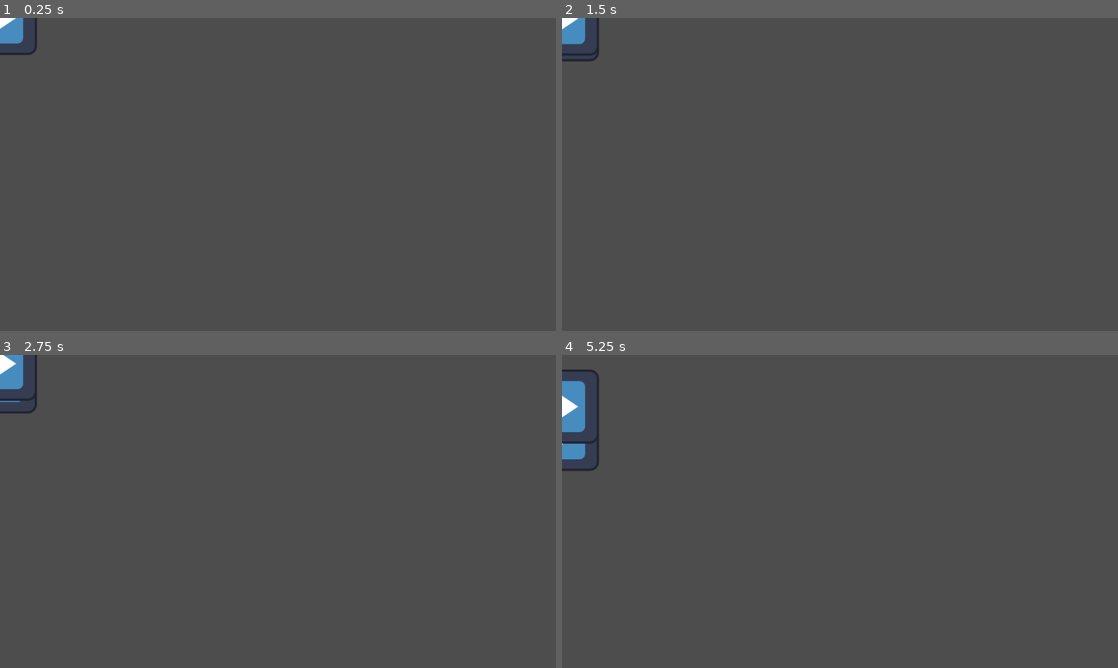
Above: before the commit, frames 1-4 (two rows, left to right).
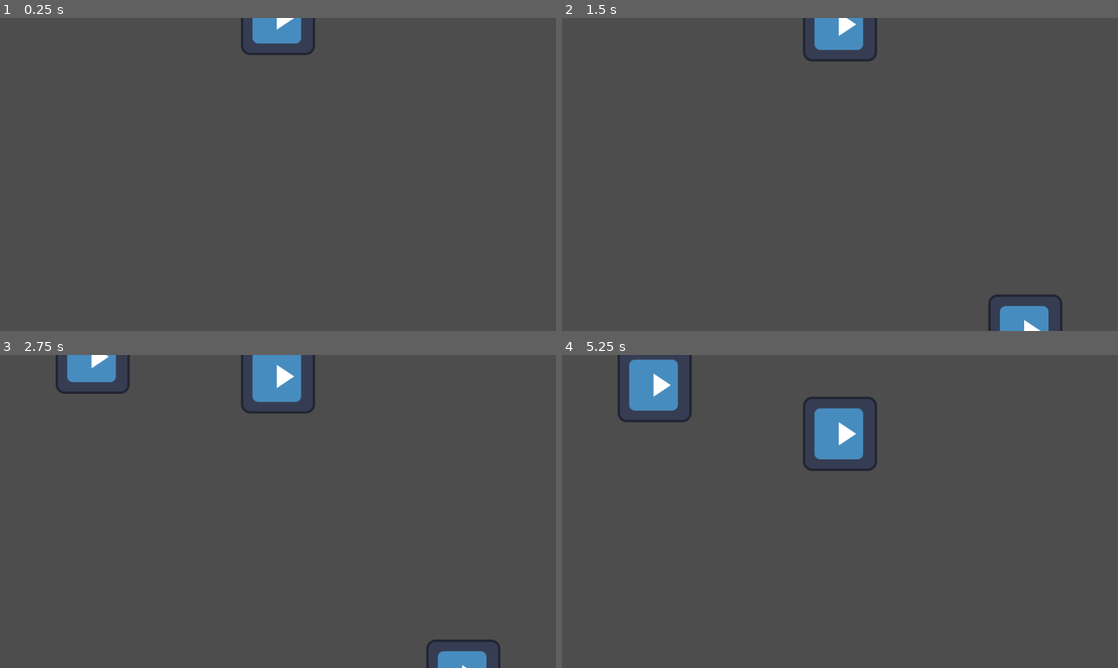
Above: after the commit, the same moments.

Repository: colinbellino/ludum-dare-53
Game: Godot game, scene res://game/monster_spawner/mob_spawner.tscn
Two runs of this game, one before a commit and one after it. Both use one fixed random seed, a clock stepped at 60 frames per second and the inputs below. This scene is started directly instead of the project's main scene. The engine's default icon, where the game draws it, is replaced by a stand-in: a white triangle on a blue panel in a dark square. Sound files missing from this copy of the repository are replaced by a short silence.
Inputs (mouse positions are in pixels of both pictures, inside the frame that each line leads up to):
- Up to frame 1 (0.25 s): no input
- Up to frame 2 (1.5 s): tap Enter at 0.5 s; move the mouse to (962, 158) at 0.52 s; press the mouse at (962, 158) at 0.53 s; move the mouse to (728, 190) at 1.27 s; release the mouse at (728, 190) at 1.28 s; click (728, 190) at 1.35 s
- Up to frame 3 (2.75 s): move the mouse to (333, 442) at 2.02 s; press the mouse at (333, 442) at 2.03 s
- Up to frame 4 (5.25 s): move the mouse to (812, 574) at 2.77 s; release the mouse at (812, 574) at 2.78 s; click (812, 574) at 2.85 s; move the mouse to (1006, 558) at 3.52 s; press the mouse at (1006, 558) at 3.53 s; move the mouse to (673, 464) at 4.27 s; release the mouse at (673, 464) at 4.28 s; click (673, 464) at 4.35 s; move the mouse to (867, 511) at 5.02 s; press the mouse at (867, 511) at 5.03 s

The runs differ from the first frame. In frame 1, 1.3% of the frame differs, in the area x 0-57%, y 0-12%; in frame 2, 2.5%; in frame 3, 3.9%; in frame 4, 4.8%, in the area x 0-57%, y 0-38%.

Commit message:
Spawing correctly based on side and section

Diff:
--- a/game/monster_spawner/mob_resource.gd
+++ b/game/monster_spawner/mob_resource.gd
@@ -1,16 +1,49 @@
 extends Resource
 class_name Mob
 
-
 enum ENEMIES {Poo}
-enum START {UP, DOWN, LEFT, RIGHT}
+enum START {TOP, BOTTOM, LEFT, RIGHT}
 enum SECTION {A, B, C}
 
 const EnemyScenesLookup: Dictionary = {ENEMIES.Poo: preload("res://game/monster_spawner/monster.tscn")}
 
 @export var monster : ENEMIES
-@export var start_direction : START
+@export var start_side : START
 @export var start_section : SECTION
 
 func spawn_position(screen_rect: Rect2) -> Vector2:
-  return Vector2()
+  var topleft = screen_rect.position
+  var bottomright = screen_rect.end
+  var position : Vector2 = Vector2.ZERO
+
+  # set first axis
+  match start_side:
+    START.TOP:
+      position.y = topleft.y
+    START.BOTTOM:
+      position.y = bottomright.y
+    START.LEFT:
+      position.x = topleft.x
+    START.RIGHT:
+      position.x = bottomright.x
+
+  # set second axis
+  if start_side in [START.TOP, START.BOTTOM]:
+    var section_length = (bottomright.x + topleft.x) / 3
+    match start_section:
+      SECTION.A:
+        position.x = section_length / 2
+      SECTION.B:
+        position.x = (section_length / 2) + section_length
+      SECTION.C:
+        position.x = (section_length / 2) + (section_length * 2)
+  elif start_side in [START.LEFT, START.RIGHT]:
+    var section_length = (bottomright.y + topleft.y) / 3
+    match start_section:
+      SECTION.A:
+        position.y = section_length / 2
+      SECTION.B:
+        position.y = (section_length / 2) + section_length
+      SECTION.C:
+        position.y = (section_length / 2) + (section_length * 2)
+  return position
--- a/game/monster_spawner/mob_spawner.tscn
+++ b/game/monster_spawner/mob_spawner.tscn
@@ -7,33 +7,69 @@
 [sub_resource type="Resource" id="Resource_85n3m"]
 script = ExtResource("3_r0rry")
 monster = 0
-start_direction = 0
-start_section = 0
+start_side = 0
+start_section = 1
 
 [sub_resource type="Resource" id="Resource_3upam"]
 script = ExtResource("3_r0rry")
 monster = 0
-start_direction = 0
+start_side = 1
+start_section = 2
+
+[sub_resource type="Resource" id="Resource_sgko7"]
+script = ExtResource("3_r0rry")
+monster = 0
+start_side = 0
 start_section = 0
 
 [sub_resource type="Resource" id="Resource_03op1"]
 script = ExtResource("4_7fqkk")
 mob_timer = 1.0
-wave_over_timer = 10.0
-mobs = Array[ExtResource("3_r0rry")]([SubResource("Resource_85n3m"), SubResource("Resource_3upam")])
+wave_over_timer = 5.0
+mobs = Array[ExtResource("3_r0rry")]([SubResource("Resource_85n3m"), SubResource("Resource_3upam"), SubResource("Resource_sgko7")])
 
 [sub_resource type="Resource" id="Resource_10olr"]
 script = ExtResource("3_r0rry")
 monster = 0
-start_direction = 0
+start_side = 2
 start_section = 0
+
+[sub_resource type="Resource" id="Resource_dy32k"]
+script = ExtResource("3_r0rry")
+monster = 0
+start_side = 3
+start_section = 1
+
+[sub_resource type="Resource" id="Resource_5084k"]
+script = ExtResource("3_r0rry")
+monster = 0
+start_side = 2
+start_section = 2
 
 [sub_resource type="Resource" id="Resource_osfmk"]
 script = ExtResource("4_7fqkk")
+mob_timer = 0.0
+wave_over_timer = 10.0
+mobs = Array[ExtResource("3_r0rry")]([SubResource("Resource_10olr"), SubResource("Resource_dy32k"), SubResource("Resource_5084k")])
+
+[sub_resource type="Resource" id="Resource_udb5f"]
+script = ExtResource("3_r0rry")
+monster = 0
+start_side = 0
+start_section = 0
+
+[sub_resource type="Resource" id="Resource_xdbuk"]
+script = ExtResource("3_r0rry")
+monster = 0
+start_side = 0
+start_section = 0
+
+[sub_resource type="Resource" id="Resource_qatww"]
+script = ExtResource("4_7fqkk")
 mob_timer = 1.0
 wave_over_timer = 10.0
-mobs = Array[ExtResource("3_r0rry")]([SubResource("Resource_10olr")])
+mobs = Array[ExtResource("3_r0rry")]([SubResource("Resource_udb5f"), SubResource("Resource_xdbuk")])
 
 [node name="MobSpawner" type="Node2D"]
 script = ExtResource("1_q6ppy")
-waves = Array[ExtResource("4_7fqkk")]([SubResource("Resource_03op1"), SubResource("Resource_osfmk")])
+waves = Array[ExtResource("4_7fqkk")]([SubResource("Resource_03op1"), SubResource("Resource_osfmk"), SubResource("Resource_qatww")])
Not shown: 1 places in game/monster_spawner/mob_spawner.tscn that only renumber resources
